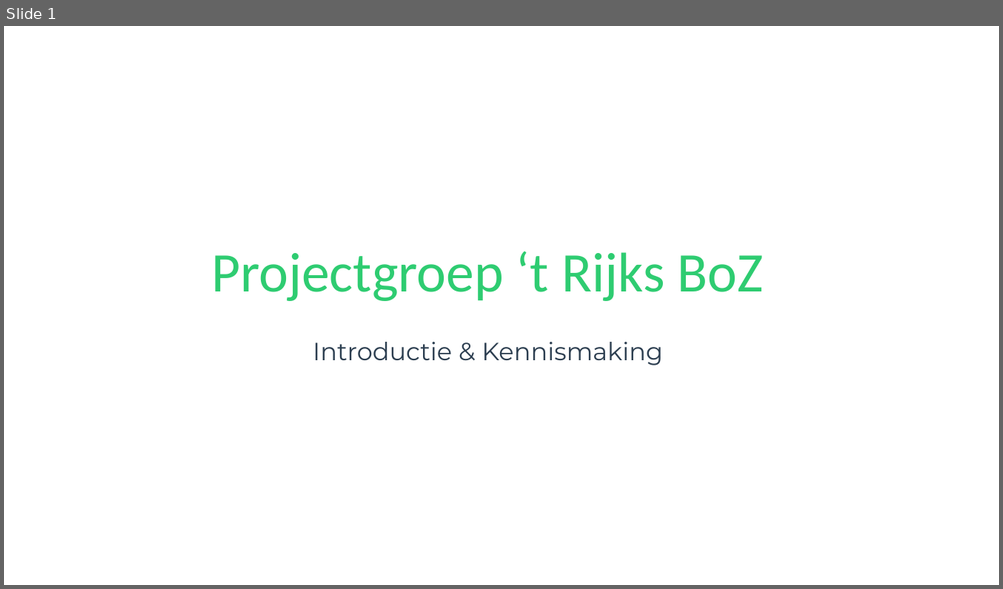
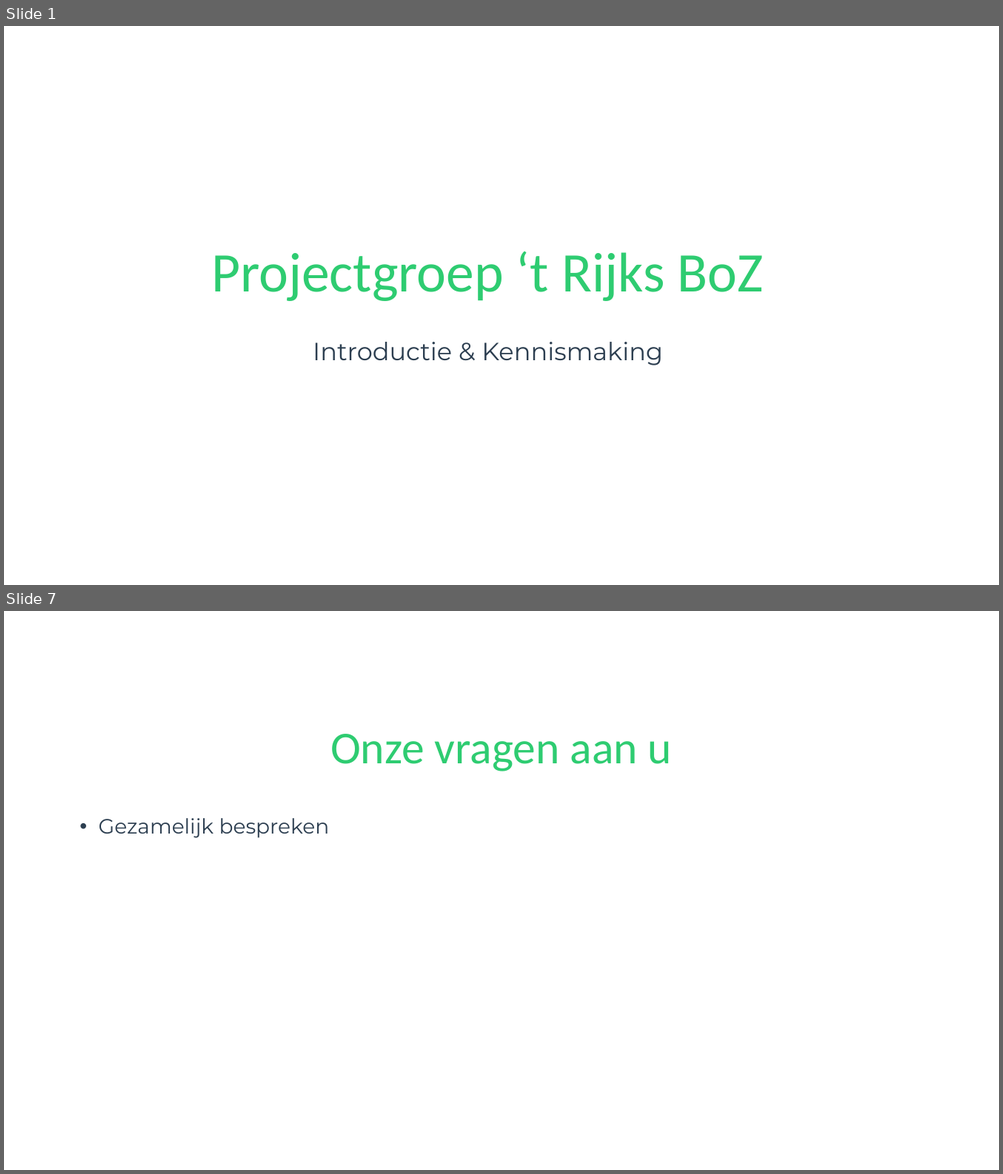
Before and after one commit to TimVosch/Aqua, a slide deck: Contact/Meeting_1/IntroductieGroep.pptx. Shown one above the other, each under a label of ours: slide 1 before the commit, slides 1 and 7 after it; the slides between them are not shown. The pictures are 1003x589 and 1003x1174 pixels, drawn with LibreOffice and Linux fonts; fonts in the diff are those of the drawing; background and template pictures are left out. Boxes give left, top, right and bottom in pixels: in the first picture for what was removed or moved away, otherwise in the second. Text is boxed around its words. In the diff, an @@ line names an element or a change of style, - is before the commit and + after.

```diff
--- a/Contact/Meeting_1/IntroductieGroep.pptx
+++ b/Contact/Meeting_1/IntroductieGroep.pptx
@@ slide 7 added at bbox=[4, 611, 999, 1170], background #FFFFFF @@
@@ title added at bbox=[330, 734, 671, 772], 44 pt, text #2ECC71 @@
+Onze vragen aan u
@@ text added at bbox=[99, 818, 330, 838], 20 pt, text #2C3E50 @@
+• Gezamelijk bespreken
```
Also in this commit, not shown: 1 slide changed, 4 other slides added, 1 slide removed.
